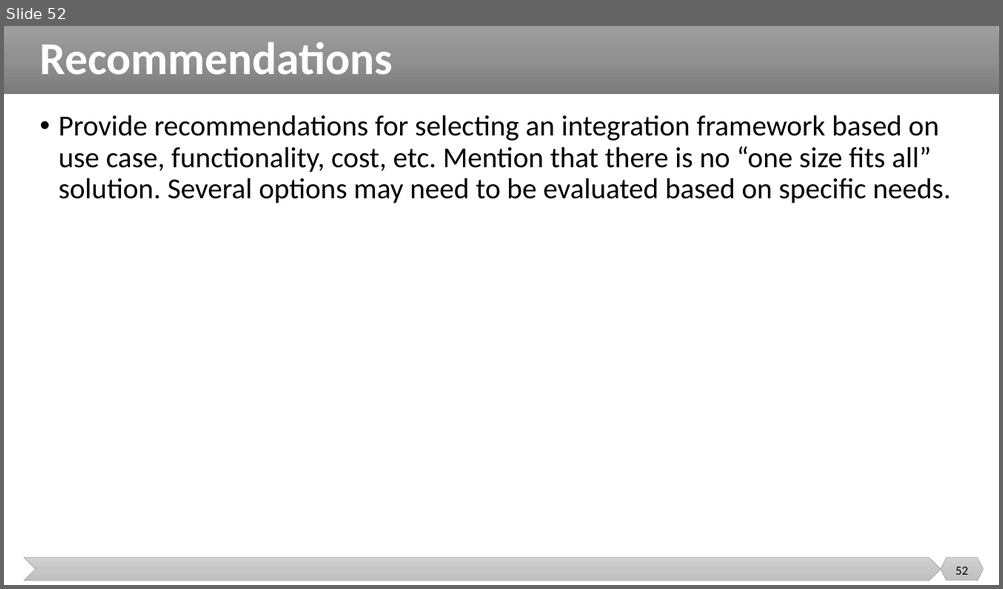
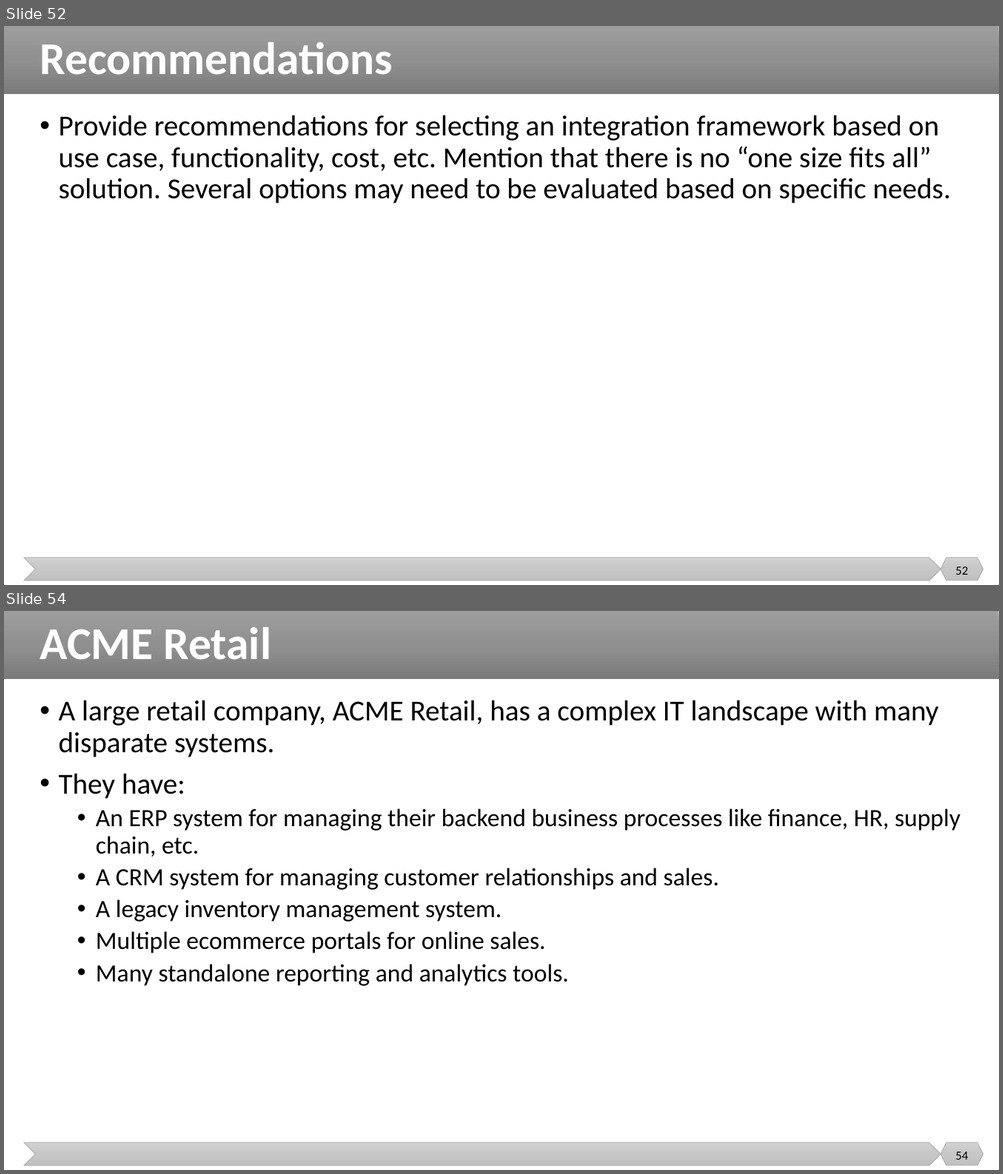
Before and after one commit to malenezi/malenezi, a slide deck: SE495/Lectures/6-Integration Patterns and Frameworks/Integration Patterns and Frameworks.pptx. Shown one above the other, each under a label of ours: slide 52 before the commit, slides 52 and 54 after it; the slides between them are not shown. The pictures are 1003x589 and 1003x1174 pixels, drawn with LibreOffice and Linux fonts; fonts in the diff are those of the drawing. Boxes give left, top, right and bottom in pixels: in the first picture for what was removed or moved away, otherwise in the second. Text is boxed around its words. In the diff, an @@ line names an element or a change of style, - is before the commit and + after.

```diff
--- a/SE495/Lectures/6-Integration Patterns and Frameworks/Integration Patterns and Frameworks.pptx
+++ b/SE495/Lectures/6-Integration Patterns and Frameworks/Integration Patterns and Frameworks.pptx
@@ slide 54 added at (x1=4, y1=611, x2=999, y2=1170), background #FFFFFF; not listed: 3 template elements that a slide beside it also shows @@
@@ title added at (x1=40, y1=627, x2=271, y2=659), 44 pt, text #FFFFFF, bold @@
+ACME Retail
@@ text added at (x1=59, y1=700, x2=960, y2=986), 24 pt, text #000000 @@
+• A large retail company, ACME Retail, has a complex IT landscape with many disparate systems.
+• They have:
+  • An ERP system for managing their backend business processes like finance, HR, supply chain, etc.
+  • A CRM system for managing customer relationships and sales.
+  • A legacy inventory management system.
+  • Multiple ecommerce portals for online sales.
+  • Many standalone reporting and analytics tools.
@@ page number added at (x1=955, y1=1152, x2=967, y2=1160), 12 pt, text #000000 @@
+54
```
Also in this commit, not shown: 1 slide changed, 6 other slides added, 1 slide removed.
